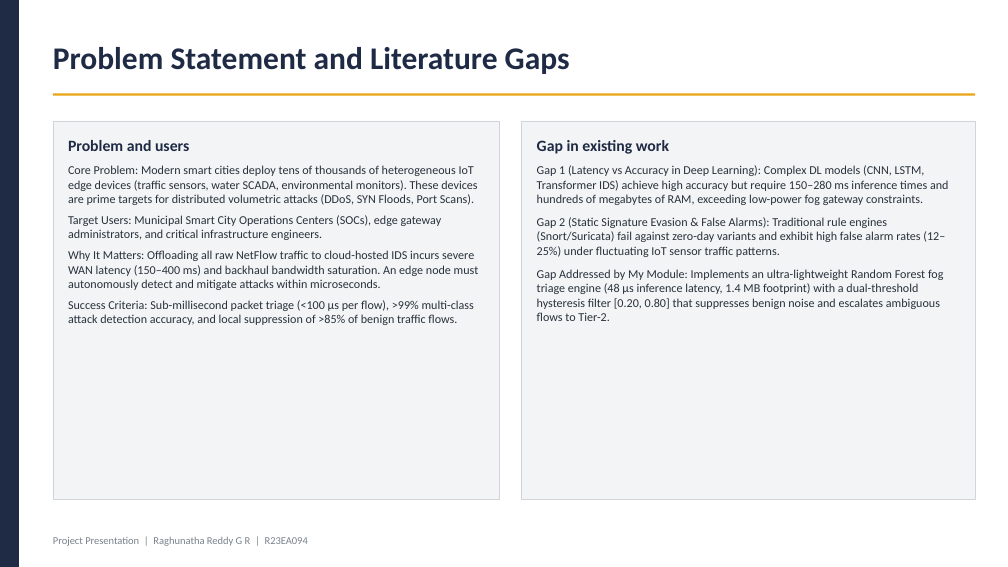
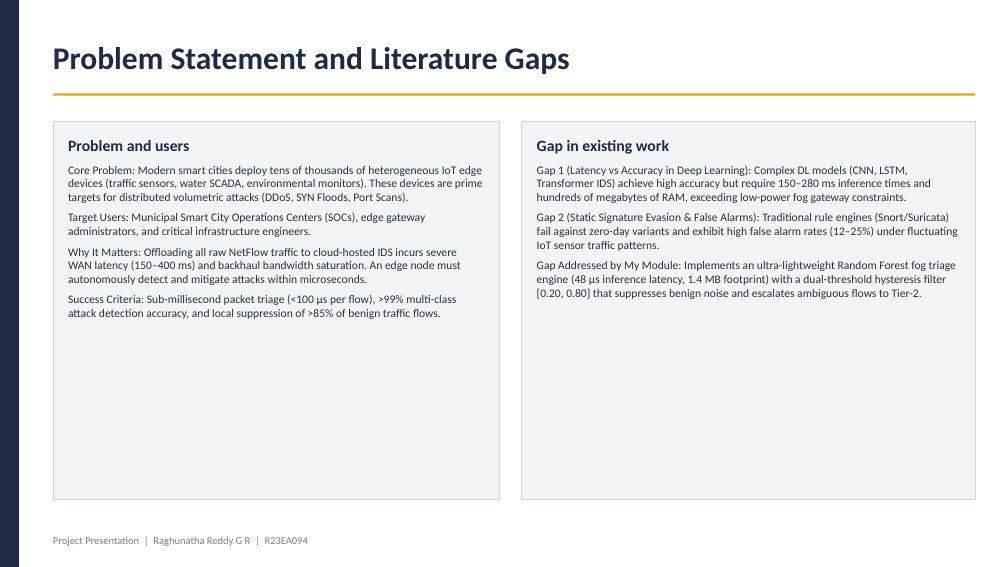
Before and after one commit to Raghunath2604/RIO_PROJECT-SMART_CITY-, a slide deck: slide 2 of docs/Project_Presentation_R23EA094.pptx. Drawn at 1008x567 pixels with LibreOffice and Linux fonts; fonts in the diff are those of the drawing. Boxes give left, top, right and bottom in pixels: in the first picture for what was removed or moved away, otherwise in the second. Text is boxed around its words. In the diff, an @@ line names an element or a change of style, - is before the commit and + after.

```diff
--- a/docs/Project_Presentation_R23EA094.pptx
+++ b/docs/Project_Presentation_R23EA094.pptx
@@ text "Core Problem: Modern smart cities ..." at (x1=68, y1=166, x2=483, y2=319): size 11.5 to 11 pt @@
@@ text "Gap 1 (Latency vs Accuracy ..." at (x1=537, y1=165, x2=957, y2=299): size 11.5 to 11 pt; less space between paragraphs @@
```
Also in this commit, not shown: 9 other slides changed, 25 other files.
